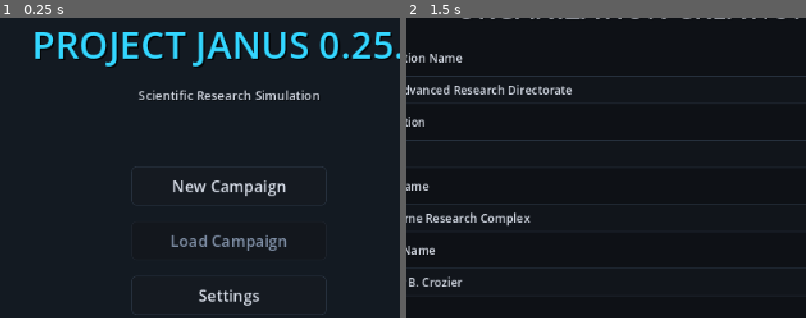
Above: before the commit, frames 1-2 (left to right).
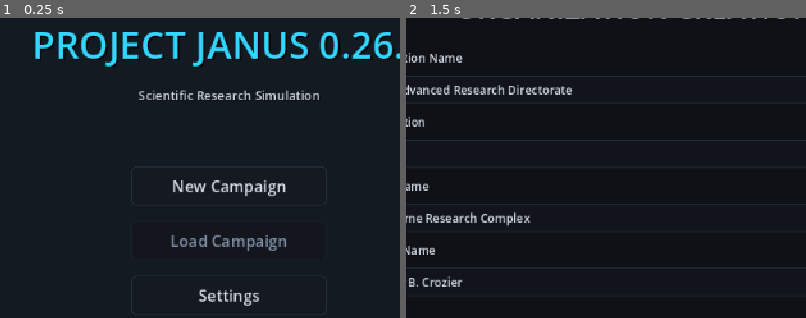
Above: after the commit, the same moments.

Repository: lutecian/project-janus
Game: Godot game, scene res://scenes/main/main_menu.tscn
The game is run twice, just before and just after one commit, with the same random seed, the same clock (stepped at 60 frames per second) and the same inputs.
Inputs:
- Up to frame 1 (0.25 s): no input
- Up to frame 2 (1.5 s): click "New Campaign" at 0.5 s; click "Normal" at 1.25 s
The pictures show only the part of the screen within x 21-71%, y 0-50%; the shares and areas given below are measured in that part.

The runs differ from the first frame. In frame 1, 0.2% of the frame differs, in the area x 93-98%, y 4-14%; in frame 2, nothing differs.

Commit message:
JANUS 0.26 economy + crisis triangle + voices
- 3 contracts (25-deck, J013-15 flavored)
- Crisis study-resolve: +6 knowledge for +10 stress, third UI button (C9)
- Beats for Lund/Osei/Petrova; roster-filtered intros + hire-time logging (R7)
- PRICING_BRIEF refreshed; 28 suites green, probe pillars hold

Diff:
--- a/data/contracts/contracts.json
+++ b/data/contracts/contracts.json
@@ -286,6 +286,45 @@
       "market_bonus": 2.0,
       "military": false,
       "event_tag": ""
+    },
+    {
+      "id": "CTR_UNDERSTUDY",
+      "issuer": "National Conservatory",
+      "title": "Rehearsal Archive",
+      "flavor": "They want the void to learn choreography. It only knows yesterday. They consider this a feature.",
+      "days_required": 4,
+      "upfront": 1200,
+      "completion_pay": 1800,
+      "tech_key": "experimental_field_sensor",
+      "market_bonus": 1.5,
+      "military": false,
+      "event_tag": ""
+    },
+    {
+      "id": "CTR_ENTROPY",
+      "issuer": "Municipal Grid Authority",
+      "title": "Entropy Audit",
+      "flavor": "Prove the engine gives more than it takes, in triplicate, before the regulators decide it must be illegal.",
+      "days_required": 6,
+      "upfront": 1800,
+      "completion_pay": 2600,
+      "tech_key": "thermal_containment",
+      "market_bonus": 2.5,
+      "military": false,
+      "event_tag": ""
+    },
+    {
+      "id": "CTR_UNBUILT",
+      "issuer": "Order of Architects",
+      "title": "Unbuilt Wing Survey",
+      "flavor": "The Order disavows the museum's architecture and demands full measured drawings of it anyway.",
+      "days_required": 5,
+      "upfront": 1500,
+      "completion_pay": 2300,
+      "tech_key": "deep_field_probe",
+      "market_bonus": 2.0,
+      "military": false,
+      "event_tag": ""
     }
   ]
 }
--- a/data/narrative/scientist_beats.json
+++ b/data/narrative/scientist_beats.json
@@ -26,6 +26,33 @@
         "moderate": "Vasquez stopped humming after this one, and the lab only noticed when the silence got loud. She started again yesterday. Deliberately. Defiantly.",
         "major": "Vasquez looked at the artifact for a long time after this one, the way you look at someone who has hurt you and might do it again. Then she went back to work. There is nothing else to do."
       }
+    },
+    {
+      "id": "SCIENTIST_LUND",
+      "intro": "Dr. Ingrid Lund came from Northwind with her billing honest and her cryogenics colder. She publishes everything, including the things the lab wishes she wouldn't. The artifacts, she insists, deserve accurate footnotes.",
+      "reactions": {
+        "minor": "Lund writes up the incident the same day, methods section first. 'If we cannot describe it precisely,' she says, 'we do not understand it at all.'",
+        "moderate": "Lund requested the raw data, all of it, and read it twice. Her report is nineteen pages. The conclusion is one sentence long and nobody likes it.",
+        "major": "Lund sat with the injured until the medics came, then finished the experiment log before going home. Northwind trained her honestly: the work first, the grief on your own time."
+      }
+    },
+    {
+      "id": "SCIENTIST_OSEI",
+      "intro": "Dr. Kwame Osei left HELIOS over safety margins and has the resignation letter framed as a reminder. Brilliant on field theory, immovable on procedure. He checks the containment seals twice and trusts them never.",
+      "reactions": {
+        "minor": "Osei predicted this exact failure mode in a memo last month. The memo is now taped to the incident board. He says nothing. He does not need to.",
+        "moderate": "Osei ran the safety drill nobody else wanted to run, then ran it again. 'HELIOS taught me what happens,' he says, 'when nobody runs it twice.'",
+        "major": "Osei went pale and then furious, in that order. This is what he left HELIOS over. He stayed at the bench until the room was certified safe, and only then allowed himself to shake."
+      }
+    },
+    {
+      "id": "SCIENTIST_PETROVA",
+      "intro": "Dr. Anya Petrova contracted for Vantage and knows exactly what wildcards do to people. Fast hands, faster instincts, a past she bills by the hour and never discusses. The artifacts do not surprise her. People do, constantly.",
+      "reactions": {
+        "minor": "Petrova had already moved away from the bench before the alarm finished. 'Vantage rule one,' she says. 'Never stand where the money is.'",
+        "moderate": "Petrova laughed, once, without humor. She has seen this shape of disaster before, with a different logo on it. Then she got to work like a professional.",
+        "major": "Petrova went very still, the way people do when something matches a memory. She will not say which memory. She worked the rest of the shift without a break and billed it all."
+      }
     }
   ]
 }
--- a/scenes/incidents/incident_reports.gd
+++ b/scenes/incidents/incident_reports.gd
@@ -56,7 +56,7 @@
 	for c in GameState.active_crises:
 		var cd: Dictionary = c as Dictionary
 		var line := Label.new()
-		line.text = "%s — %d days left. Resolve: $%d, or send a response team (someone may not come back whole)." % [
+		line.text = "%s — %d days left. Resolve: $%d, or send a response team (someone may not come back whole), or study it (+6 knowledge, +10 stress lab-wide)." % [
 			cd.get("name", "?"), int(ceil(float(cd.get("days_left", 0.0)))),
 			int(cd.get("resolve_cost", 0))
 		]
@@ -73,6 +73,10 @@
 		team_btn.text = "Send response team"
 		team_btn.pressed.connect(_on_resolve.bind(cd.get("id", ""), "team"))
 		row.add_child(team_btn)
+		var study_btn := Button.new()
+		study_btn.text = "Study it"
+		study_btn.pressed.connect(_on_resolve.bind(cd.get("id", ""), "study"))
+		row.add_child(study_btn)
 		crises_container.add_child(row)
 
 func _on_resolve(crisis_id: String, method: String):
--- a/scripts/autoload/game_state.gd
+++ b/scripts/autoload/game_state.gd
@@ -1,6 +1,6 @@
 extends Node
 
-const GAME_VERSION := "0.25.0"
+const GAME_VERSION := "0.26.0"
 const ObservationSimulator = preload("res://scripts/simulation/observation_simulator.gd")
 
 var campaign_id: String = ""
@@ -1770,14 +1770,28 @@
 	return bool(cfg.get_value("content", "graphic", true))
 
 func _log_scientist_intros():
+	var roster := {}
+	for s in scientists:
+		roster[(s as Dictionary).get("id", "")] = true
 	var data: Dictionary = _load_json("res://data/narrative/scientist_beats.json")
 	for sdef in data.get("scientists", []):
 		var sd: Dictionary = sdef as Dictionary
+		if not roster.has(sd.get("id", "")):
+			continue
+		_log_intro_for(sd.get("id", ""))
+
+func _log_intro_for(sci_id: String):
+	var data: Dictionary = _load_json("res://data/narrative/scientist_beats.json")
+	for sdef in data.get("scientists", []):
+		var sd: Dictionary = sdef as Dictionary
+		if sd.get("id", "") != sci_id:
+			continue
 		story_log.append({
 			"day": elapsed_days, "artifact_id": "", "kind": "intro",
-			"title": "Personnel: %s" % _scientist_name(sd.get("id", "")),
+			"title": "Personnel: %s" % _scientist_name(sci_id),
 			"text": sd.get("intro", "")
 		})
+		return
 
 func _scientist_name(sci_id: String) -> String:
 	for s in scientists:
@@ -2083,6 +2097,20 @@
 				"helios_progress": helios["progress"]
 			})
 			return {"ok": true, "detail": detail}
+		elif method == "study":
+			knowledge["progress"] = mini(int(knowledge.get("progress", 0)) + 6, 100)
+			for s in scientists:
+				var sdst: Dictionary = s as Dictionary
+				if _is_available(sdst):
+					sdst["stress"] = mini(int(sdst.get("stress", 0)) + 10, 100)
+			active_crises.erase(cd)
+			var sdetail := "Studied under pressure: +6 knowledge, but the all-nighters cost +10 stress across the lab."
+			intelligence_reports.append({
+				"day": elapsed_days, "threshold": -2,
+				"text": "Contained: %s. %s" % [cd.get("name", ""), sdetail],
+				"helios_progress": helios["progress"]
+			})
+			return {"ok": true, "detail": sdetail}
 		return {"ok": false, "reason": "bad_method"}
 	return {"ok": false, "reason": "no_crisis"}
 
@@ -2431,6 +2459,7 @@
 	budget["spent"] = int(budget.get("spent", 0)) + bonus
 	scientists.append(def.duplicate(true))
 	hire_pool.erase(sci_id)
+	_log_intro_for(sci_id)
 	EventBus.budget_updated.emit(budget["funds"], budget["spent"])
 	return {"ok": true, "cost": bonus}
 
--- a/tests/scene_test_runner.gd
+++ b/tests/scene_test_runner.gd
@@ -760,8 +760,8 @@
 	GameState.select_artifact(0)
 
 	# --- C1: Deck spawns full, nothing pending yet ---
-	if GameState.contract_deck.size() != 22:
-		push_error("ctr: expected 22-contract deck, got %d" % GameState.contract_deck.size())
+	if GameState.contract_deck.size() != 25:
+		push_error("ctr: expected 25-contract deck, got %d" % GameState.contract_deck.size())
 		failures += 1
 	if not GameState.pending_offer.is_empty() or not GameState.active_contract.is_empty():
 		push_error("ctr: should start with no pending/active contract")
@@ -852,7 +852,7 @@
 	if GameState.active_contract.get("id", "") == "":
 		push_error("ctr: active contract lost after save/load")
 		failures += 1
-	if GameState.contract_deck.size() != 21:
+	if GameState.contract_deck.size() != 24:
 		push_error("ctr: deck not preserved after save/load (got %d)" % GameState.contract_deck.size())
 		failures += 1
 
@@ -1701,6 +1701,45 @@
 				spawned = true
 	if not spawned:
 		push_error("action: despairing lab should walk out within 30 days")
+		failures += 1
+
+	# --- C9: Studying a crisis trades stress for knowledge ---
+	GameState.initialize_new_campaign({"name": "Action Study"}, "normal")
+	GameState.select_artifact(0)
+	GameState.budget["funds"] = 50000
+	GameState.knowledge["progress"] = 20
+	for s in GameState.scientists:
+		(s as Dictionary)["stress"] = 0
+	var breach := {
+		"id": "INC_TEST_BR", "name": "Test Breach", "description": "d",
+		"severity": "major", "effects": {"budget_cost": 0, "days_lost": 0},
+		"crisis": {"days": 5, "resolve_cost": 1500, "kind": "breach"}
+	}
+	GameState._apply_incident(breach)
+	var bcid: String = (GameState.active_crises[GameState.active_crises.size() - 1] as Dictionary).get("id", "")
+	var stress_before := {}
+	for s in GameState.scientists:
+		stress_before[(s as Dictionary).get("id", "")] = int((s as Dictionary).get("stress", 0))
+	var sres: Dictionary = GameState.resolve_crisis(bcid, "study")
+	if not bool(sres.get("ok", false)):
+		push_error("action: study should resolve the crisis")
+		failures += 1
+	if not GameState.active_crises.is_empty():
+		push_error("action: studied crisis should be gone")
+		failures += 1
+	if int(GameState.knowledge.get("progress", 0)) != 26:
+		push_error("action: study should grant +6 knowledge, got %d" % int(GameState.knowledge.get("progress", 0)))
+		failures += 1
+	var stress_delta_ok := true
+	for s in GameState.scientists:
+		var sid: String = (s as Dictionary).get("id", "")
+		if int((s as Dictionary).get("stress", 0)) != int(stress_before.get(sid, 0)) + 10:
+			stress_delta_ok = false
+	if not stress_delta_ok:
+		push_error("action: study should add +10 stress lab-wide")
+		failures += 1
+	if GameState.resolve_crisis("NOPE", "study").get("ok", true):
+		push_error("action: studying nothing should fail")
 		failures += 1
 
 	# --- C7: Poaching steals the disloyal, warns the loyal ---
@@ -2251,6 +2290,24 @@
 		push_error("roster: wins should grant +10 loyalty, lund at %d" % lund1.get("loyalty", -1))
 		failures += 1
 
+	# --- R7: Every rostered and hireable scientist has beats ---
+	var beats_data: Dictionary = GameState._load_json("res://data/narrative/scientist_beats.json")
+	var beat_ids := {}
+	for b in beats_data.get("scientists", []):
+		var bd: Dictionary = b as Dictionary
+		beat_ids[bd.get("id", "")] = bd
+	var need_beats := ["SCIENTIST_CHEN", "SCIENTIST_REED", "SCIENTIST_VASQUEZ",
+		"SCIENTIST_LUND", "SCIENTIST_OSEI", "SCIENTIST_PETROVA"]
+	for sid in need_beats:
+		var bb: Dictionary = beat_ids.get(sid, {})
+		if str(bb.get("intro", "")) == "":
+			push_error("roster: %s missing intro" % sid)
+			failures += 1
+		for band in ["minor", "moderate", "major"]:
+			if str((bb.get("reactions", {}) as Dictionary).get(band, "")) == "":
+				push_error("roster: %s missing %s reaction" % [sid, band])
+				failures += 1
+
 	if failures == 0:
 		print("ROSTER_OK")
 	else:
Not shown, changed: CHANGELOG.md
Not shown, changed: PRICING_BRIEF.md
